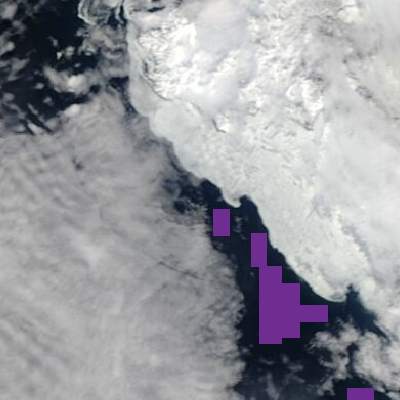
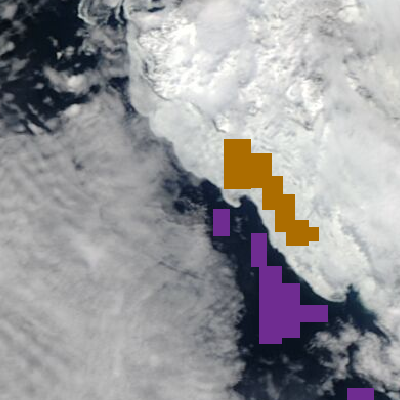
Layer changes from the first 400x400 image to the second:
added layer "ice samples" (2nd of 2) above "water" over bbox(224, 139, 319, 246)
